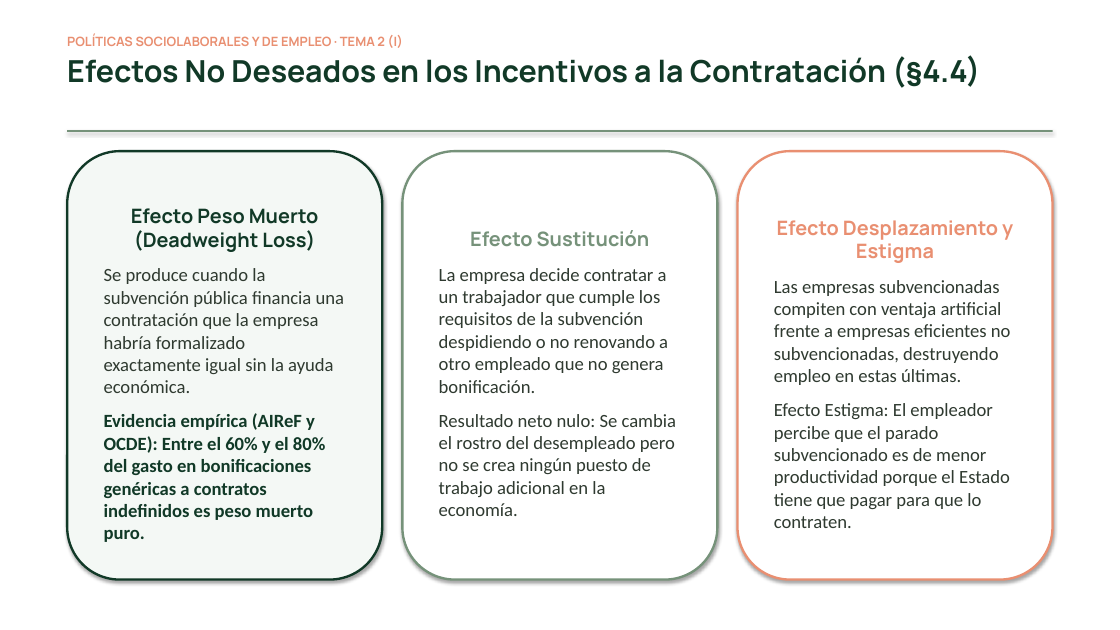
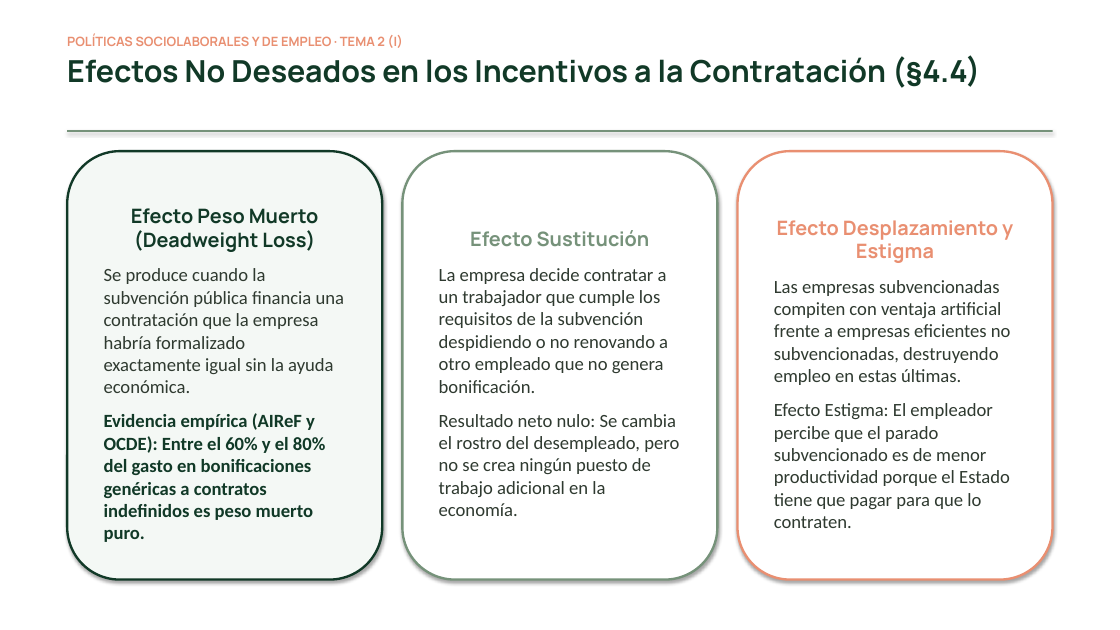
Before and after one commit to mhidper/PSSLL2627, a slide deck: slide 8 of Temas EB/Sesiones EB/Sesion 06/Sesion 06 - Politicas Activas de Empleo.pptx. Drawn at 1120x630 pixels with LibreOffice and Linux fonts; fonts in the diff are those of the drawing. Boxes give left, top, right and bottom in pixels: in the first picture for what was removed or moved away, otherwise in the second. Text is boxed around its words. In the diff, an @@ line names an element or a change of style, - is before the commit and + after.

```diff
--- a/Temas EB/Sesiones EB/Sesion 06/Sesion 06 - Politicas Activas de Empleo.pptx
+++ b/Temas EB/Sesiones EB/Sesion 06/Sesion 06 - Politicas Activas de Empleo.pptx
@@ text in rounded rectangle at box(439, 414, 679, 516): text changed @@
-Resultado neto nulo: Se cambia el rostro del desempleado pero no se crea ningún puesto de trabajo adicional en la economía.
+Resultado neto nulo: Se cambia el rostro del desempleado, pero no se crea ningún puesto de trabajo adicional en la economía.
```
Also in this commit, not shown: 4 other slides changed, 1 slide removed, 5 other files.
